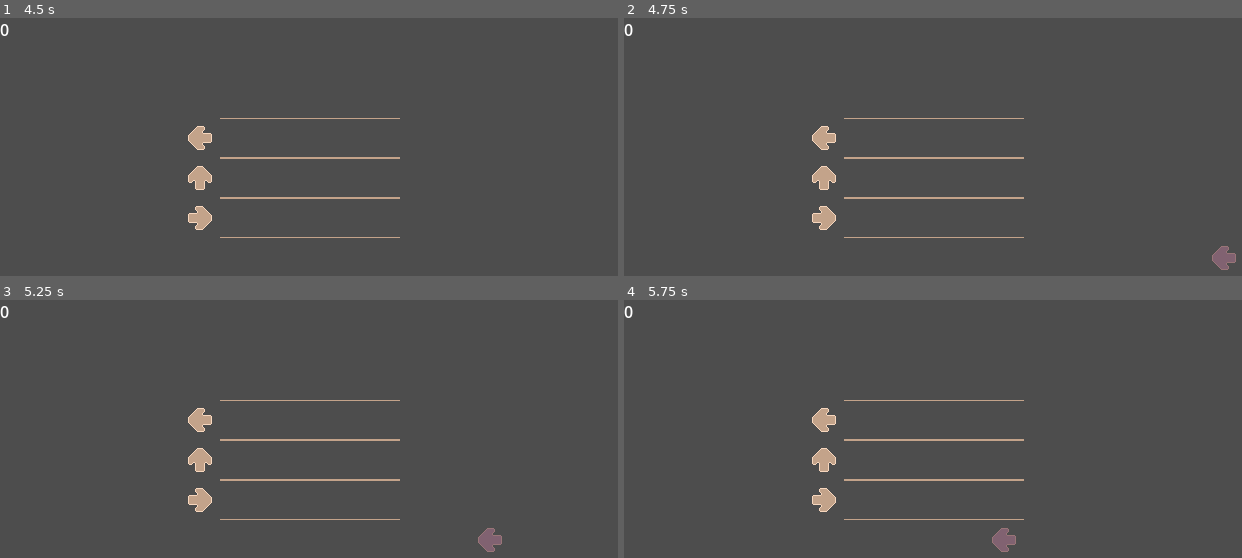
Above: before the commit, frames 1-4 (two rows, left to right).
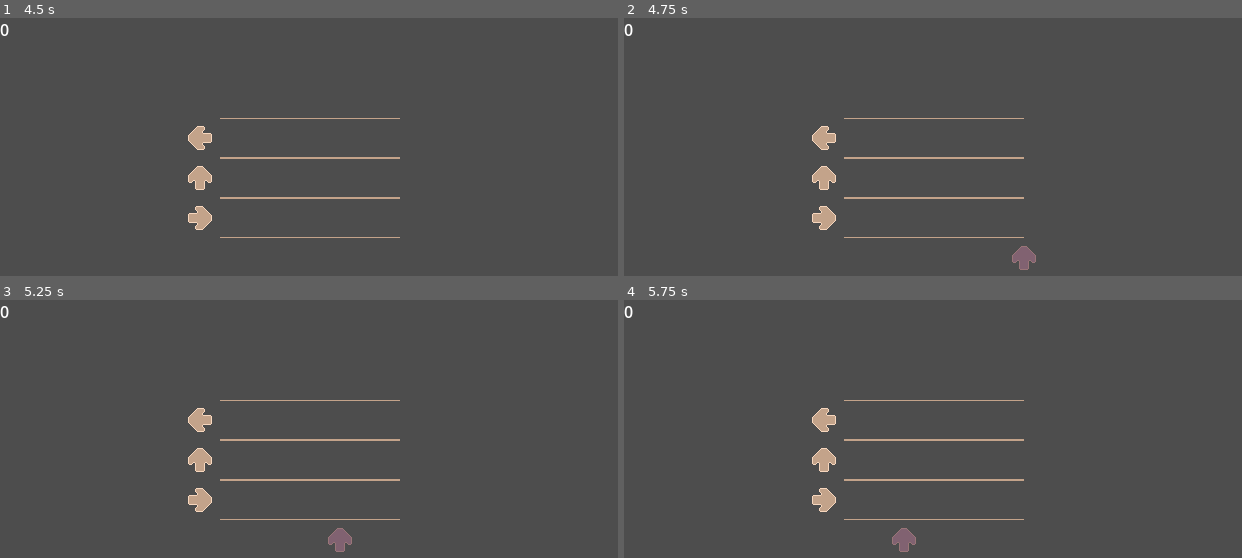
Above: after the commit, the same moments.

Repository: TuxieNight/GameDesignProject2
Game: Godot game, scene res://Scenes/Menu.tscn
Same seed, same stepped clock (60 frames per second), same inputs: the game is played once before the commit and once after it. Sound files missing from this copy of the repository are replaced by a short silence.
Inputs (mouse positions are in pixels of both pictures, inside the frame that each line leads up to):
- Up to frame 1 (4.5 s): click (117, 126) at 0.5 s; tap Enter at 1.25, 2.75, 4.25 s; tap Space (left) at 2, 3.5 s; hold Space (left) 2.03-2.78 s; hold Space (left) from 4.28 s (still down)
- Up to frame 2 (4.75 s): keep holding Space (left)
- Up to frame 3 (5.25 s): keep holding Space (left)
- Up to frame 4 (5.75 s): keep holding Space (left)

Frame 1 is identical in both runs. In frame 2, 0.5% of the frame differs, in the area x 62-100%, y 88-98%; in frame 3, 0.5%; in frame 4, 0.5%.

Commit message:
Added functionality for different sprites of notes

Diff:
--- a/Charts/song1.json
+++ b/Charts/song1.json
@@ -1,20 +1,23 @@
 {
   "bpm": 115,
   "offset": 0.0,
+  "time_signature": "4/4",
+
   "notes": [
-	{ "beat": 1.0, "note": "E4", "duration": 1.0 },
-	{ "beat": 2.0, "note": "G4", "duration": 1.0 },
-	{ "beat": 2.0, "note": "B4", "duration": 1.0 },
-	{ "beat": 3.0, "note": "D5", "duration": 1.0 },
-	{ "beat": 4.0, "note": "F5", "duration": 1.0 },
-	{ "beat": 5.0, "note": "E4", "duration": 1.0 },
-	{ "beat": 5.0, "note": "F4", "duration": 1.0 },
-	{ "beat": 5.0, "note": "G4", "duration": 1.0 },
-	{ "beat": 5.0, "note": "A4", "duration": 1.0 },
-	{ "beat": 5.0, "note": "B4", "duration": 1.0 },
-	{ "beat": 5.0, "note": "C5", "duration": 1.0 },
-	{ "beat": 5.0, "note": "D5", "duration": 1.0 },
-	{ "beat": 5.0, "note": "E5", "duration": 1.0 },
-	{ "beat": 5.0, "note": "F5", "duration": 1.0 },
+	{ "beat": 1.0, "note": "E4", "duration": "half" },
+	{ "beat": 2.0, "note": "G4", "duration": "whole" },
+	{ "beat": 2.0, "note": "B4", "duration": "quarter" },
+	{ "beat": 3.0, "note": "D5", "duration": "quarter" },
+	{ "beat": 4.0, "note": "F5", "duration": "quarter" },
+
+	{ "beat": 5.0, "note": "E4", "duration": "quarter" },
+	{ "beat": 5.0, "note": "F4", "duration": "quarter" },
+	{ "beat": 5.0, "note": "G4", "duration": "quarter" },
+	{ "beat": 5.0, "note": "A4", "duration": "quarter" },
+	{ "beat": 5.0, "note": "B4", "duration": "quarter" },
+	{ "beat": 5.0, "note": "C5", "duration": "quarter" },
+	{ "beat": 5.0, "note": "D5", "duration": "quarter" },
+	{ "beat": 5.0, "note": "E5", "duration": "quarter" },
+	{ "beat": 5.0, "note": "F5", "duration": "quarter" }
   ]
 }
--- a/Scripts/ChartLoader.gd
+++ b/Scripts/ChartLoader.gd
@@ -6,11 +6,19 @@
 var offset: float
 var notes: Array = []
 var index := 0
+var beat_unit
+
 
 func load_chart(path: String):
 	var file := FileAccess.open(path, FileAccess.READ)
 	var data := JSON.parse_string(file.get_as_text()) as Dictionary
+	var time_signature_string = data.get("time_signature", "4/4")
+	var parts = time_signature_string.split("/")
+	var beats_per_measure := int(parts[0])
+	beat_unit = int(parts[1])  # 4 = quarter, 8 = eighth, etc.
+
 	file.close()
+
 
 	bpm = data["bpm"]
 	offset = data["offset"]
--- a/Scripts/Game.gd
+++ b/Scripts/Game.gd
@@ -29,6 +29,22 @@
 var sec_per_beat: float
 var next_note
 
+const DURATION_NAME_TO_NOTE_VALUE := {
+	"whole": 4.0,
+	"half": 2.0,
+	"quarter": 1.0,
+	"eighth": 0.5,
+	"sixteenth": 0.25,
+	"dotted-half": 3.0,
+	"dotted-quarter": 1.5,
+	"dotted-eighth": 0.75
+}
+
+func duration_to_beats(duration_name: String, beat_unit: int) -> float:
+	var note_value = DURATION_NAME_TO_NOTE_VALUE[duration_name]
+	return note_value / (4.0 / beat_unit)
+
+
 func _ready():
 	chart = ChartLoader.new()
 	chart.load_chart("res://Charts/song1.json")
@@ -48,22 +64,27 @@
 	var song_time = $Conductor.song_position
 
 	while next_note != null:
-		var note_time = next_note["beat"] * sec_per_beat + chart.offset
+		var beat = next_note["beat"]
+		var note_time = beat * sec_per_beat + chart.offset
 
 		if song_time >= note_time:
-			_spawn_chart_note(next_note["note"])
+			_spawn_chart_note(
+				next_note["note"],
+				next_note["duration"]
+			)
+
 			chart.advance()
 			next_note = chart.get_next_note()
 		else:
 			break
 
 
-func _spawn_chart_note(lane):
-	var duration = next_note.get("duration", 0.0)
+func _spawn_chart_note(lane, duration):
+	var duration_beats = duration_to_beats(duration, chart.beat_unit)
 	var instance = note.instantiate()
 	instance.initialize(
 		lane,
-		duration,
+		duration_beats,
 		sec_per_beat,
 		$Conductor.song_position,
 		$Conductor
--- a/Scripts/Note.gd
+++ b/Scripts/Note.gd
@@ -2,7 +2,7 @@
 
 # --- HORIZONTAL NOTE HIGHWAY ---
 const TARGET_X := 160
-const SPAWN_X := 600
+const SPAWN_X := 400
 const DIST_TO_TARGET := SPAWN_X - TARGET_X
 
 # --- TREBLE STAFF LANES (adjust Y values to match your scene) ---
@@ -16,6 +16,13 @@
 	"D5": 120,
 	"E5": 100,
 	"F5":  80
+}
+const DURATION_TO_FRAME := {
+	1.0: 0,   # quarter
+	2.0: 1,   # half
+	4.0: 2,   # whole
+	0.5: 3,   # eighth
+	0.25: 4   # sixteenth
 }
 
 var speed := 0.0
@@ -47,21 +54,26 @@
 			finish_hold()
 
 
-func initialize(note_name: String, duration_beats, sec_per_beat, spawn_time, conductor_ref):
+func initialize(note_name: String, duration_beats: float, sec_per_beat, spawn_time, conductor_ref):
 	conductor = conductor_ref
 
+	# HOLD SETUP
 	hold_duration_beats = duration_beats
-	is_hold = duration_beats > 0.0
+	is_hold = duration_beats > 1.0   # or however you define holds
 	if is_hold:
 		hold_end_time = spawn_time + duration_beats * sec_per_beat
 
-	# --- STAFF POSITION BY NOTE NAME ---
+	# --- SET SPRITE BASED ON DURATION ---
+	if DURATION_TO_FRAME.has(duration_beats):
+		$AnimatedSprite.frame = DURATION_TO_FRAME[duration_beats]
+	else:
+		printerr("Unknown duration: ", duration_beats)
+
+	# --- SET POSITION BASED ON NOTE NAME ---
 	if STAFF_LANES.has(note_name):
-		var y = STAFF_LANES[note_name]
-		position = Vector2(SPAWN_X, y)
+		position = Vector2(SPAWN_X, STAFF_LANES[note_name])
 	else:
-		printerr("Invalid note name: ", note_name)
-		return
+		printerr("Unknown note name: ", note_name)
 
 	speed = DIST_TO_TARGET / 2.0
 
